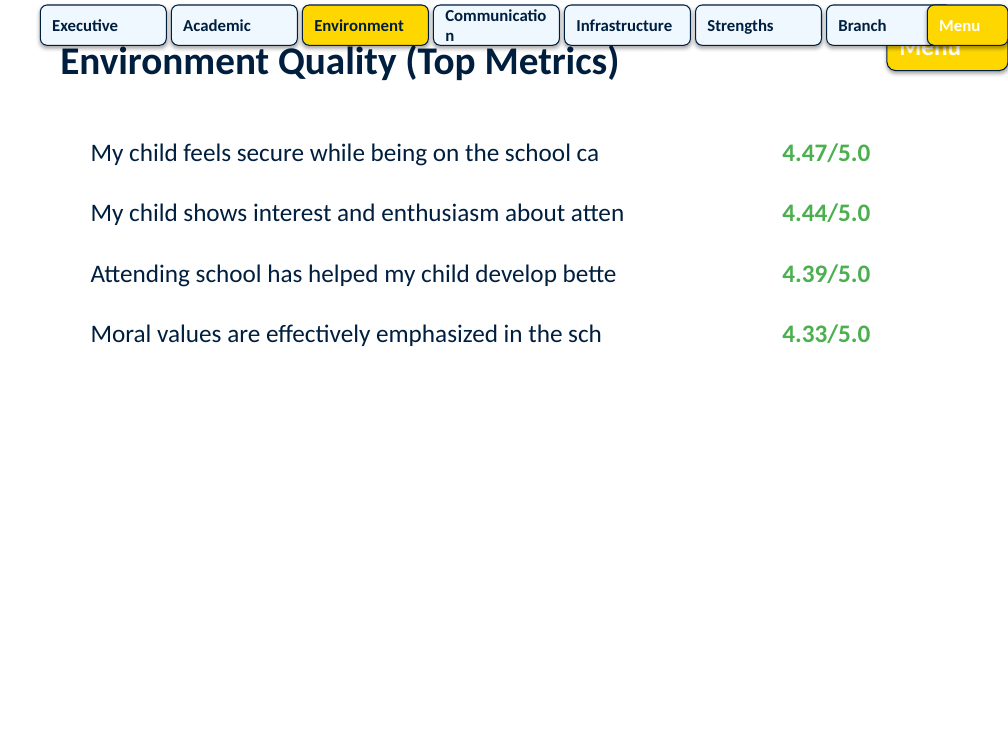
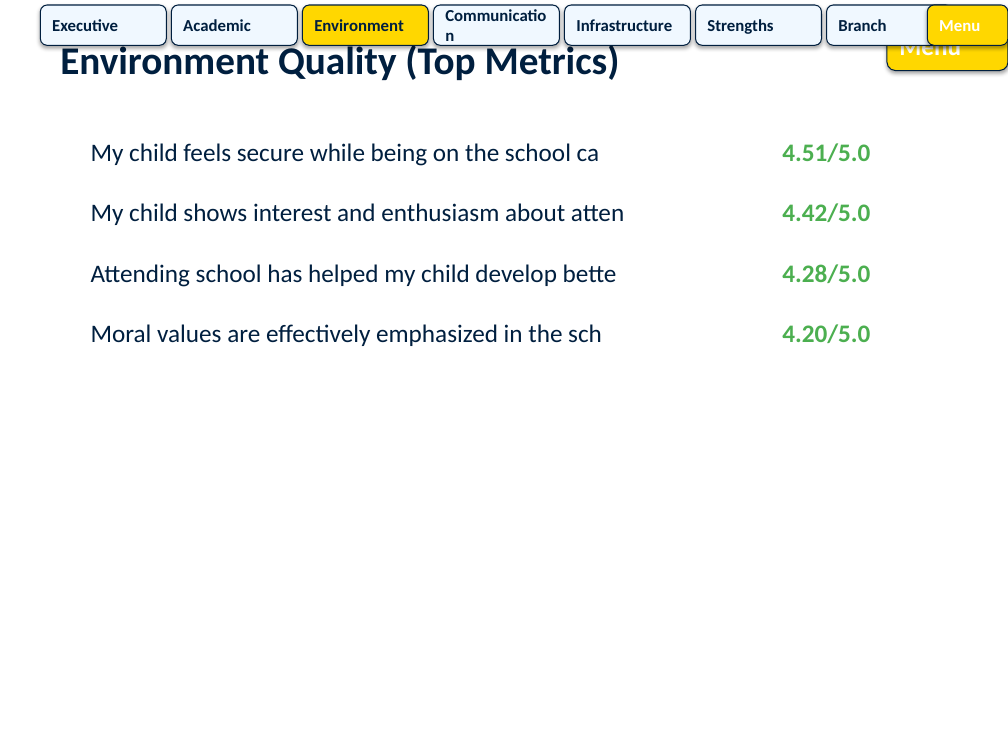
Before and after one commit to commonlearning892/feedback, a slide deck: slide 9 of Pre_Primary_Feedback_Analysis.pptx. Drawn at 1008x756 pixels with LibreOffice and Linux fonts; fonts in the diff are those of the drawing. Boxes give left, top, right and bottom in pixels: in the first picture for what was removed or moved away, otherwise in the second. Text is boxed around its words. In the diff, an @@ line names an element or a change of style, - is before the commit and + after.

```diff
--- a/Pre_Primary_Feedback_Analysis.pptx
+++ b/Pre_Primary_Feedback_Analysis.pptx
@@ text at (782, 143, 870, 162): text changed @@
-4.47/5.0
+4.51/5.0
@@ text at (782, 203, 870, 222): text changed @@
-4.44/5.0
+4.42/5.0
@@ text at (782, 264, 870, 283): text changed @@
-4.39/5.0
+4.28/5.0
@@ text at (782, 324, 870, 343): text changed @@
-4.33/5.0
+4.20/5.0
```
Also in this commit, not shown: 10 other slides changed, 5 other files.
